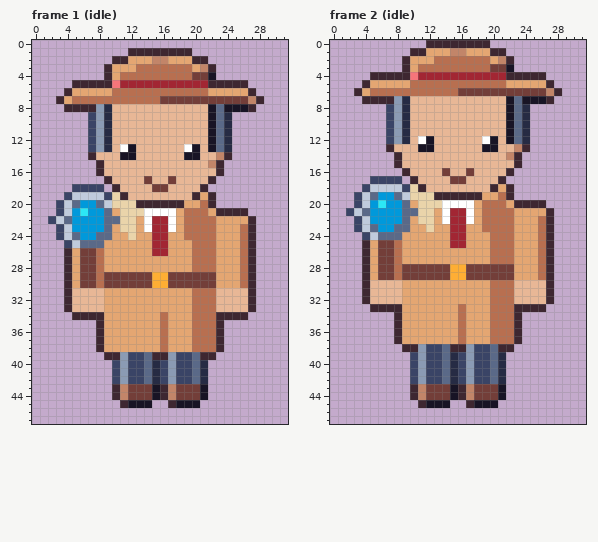
A pixel-art file gets an edit: art/people/owner-penny.aseprite. This is how it looked before the edit.
32x48 pixels, 4 frames. Shown: frame 1 (idle), frame 2 (idle). The commit also changed other frames, which this record leaves out.
Once edited:
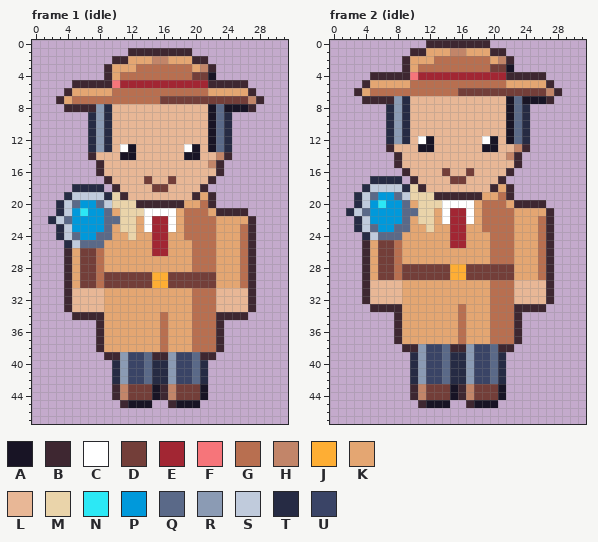
Palette (. is transparent): A #181425  B #3e2731  C #ffffff  D #733e39  E #a22633  F #f6757a  G #b86f50  H #c28569  J #feae34  K #e4a672  L #e8b796  M #ead4aa  N #2ce8f5  P #0099db  Q #5a6988  R #8b9bb4  S #c0cbdc  T #262b44  U #3a4466
From old to new:
Frame 1 (idle):
Colour U becomes colour T in rows 9 to 13 at x 7; in row 18 at x 5 to 8; in row 19 at x 4 and 9; in rows 20 to 21 at x 3; in row 22 at x 2; in rows 23 to 24 at x 3.
Colour U becomes colour T in row 25 at x 4; in rows 40 to 42 at x 10 and 16.
Frame 2 (idle):
Colour U becomes colour T in rows 8 to 12 at x 7; in row 17 at x 5 to 8; in row 18 at x 4 and 9; in rows 19 to 20 at x 3; in row 21 at x 2; in rows 22 to 23 at x 3.
Colour U becomes colour T in row 24 at x 4; in rows 39 to 42 at x 10 and 16.
